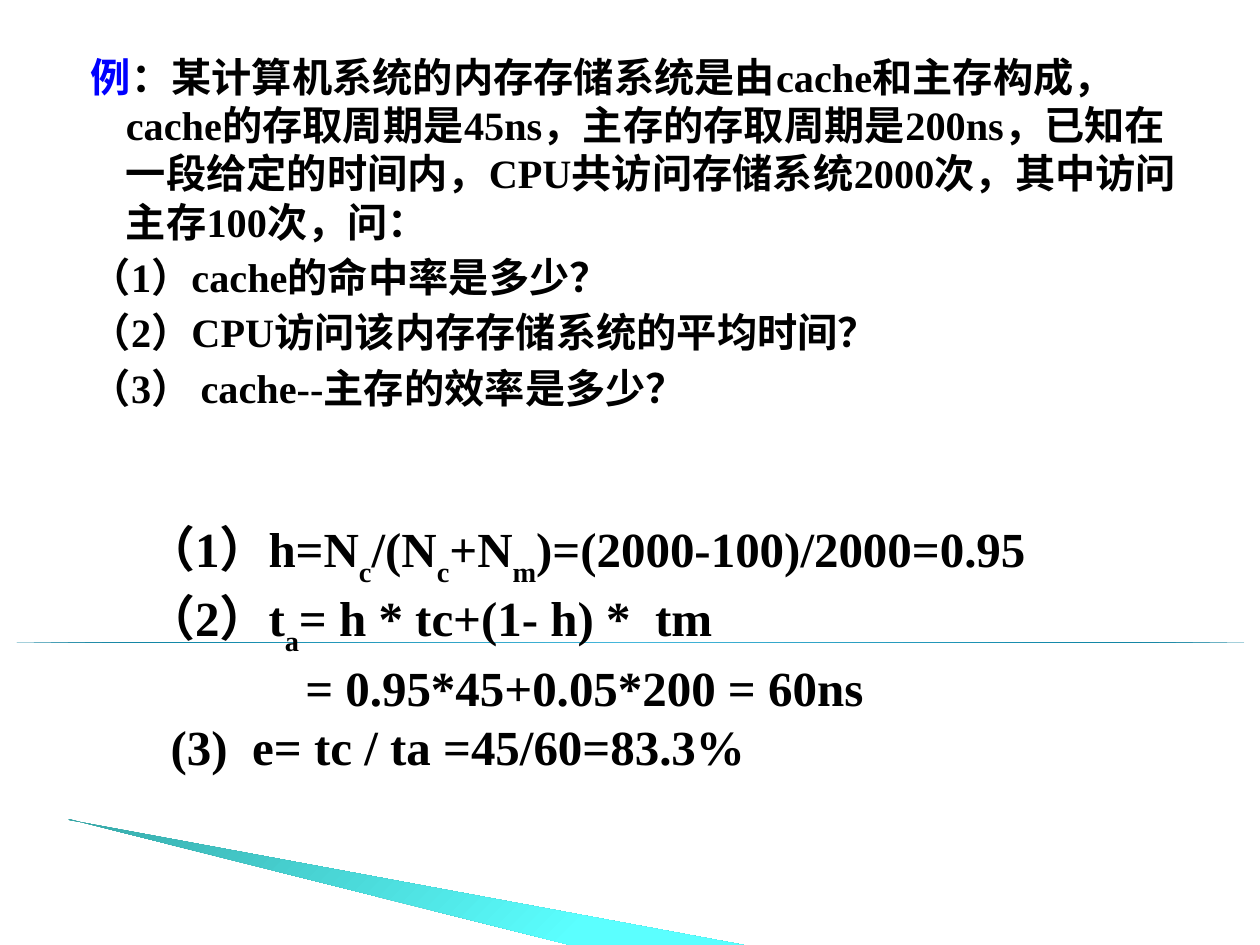
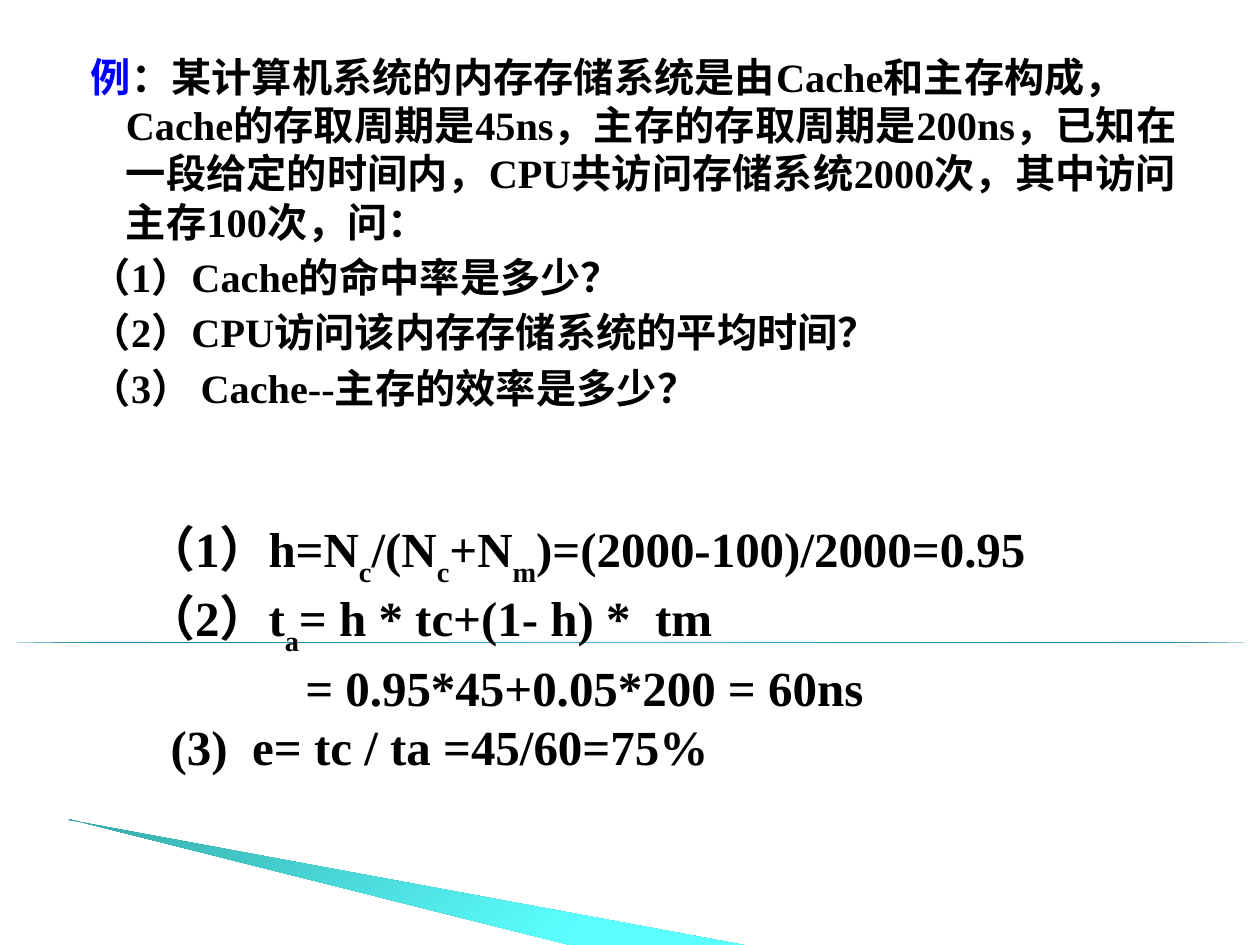
Before and after one commit to edu2act/course-computer-organization, a slide deck: slide 39 of materials/slides/chapter_5_03.ppt. Drawn at 1260x945 pixels with LibreOffice and Linux fonts; fonts in the diff are those of the drawing; background and template pictures are left out. Boxes give left, top, right and bottom in pixels: in the first picture for what was removed or moved away, otherwise in the second. Text is boxed around its words. In the diff, an @@ line names an element or a change of style, - is before the commit and + after.

```diff
--- a/materials/slides/chapter_5_03.ppt
+++ b/materials/slides/chapter_5_03.ppt
@@ text at [91, 57, 1176, 296]: text changed @@
-例：某计算机系统的内存存储系统是由cache和主存构成，cache的存取周期是45ns，主存的存取周期是200ns，已知在一段给定的时间内，CPU共访问存储系统2000次，其中访问主存100次，问：
-（1）cache的命中率是多少？
+例：某计算机系统的内存存储系统是由Cache和主存构成，Cache的存取周期是45ns，主存的存取周期是200ns，已知在一段给定的时间内，CPU共访问存储系统2000次，其中访问主存100次，问：
+（1）Cache的命中率是多少？
@@ text at [91, 368, 698, 407]: text changed @@
-（3） cache--主存的效率是多少？
+（3） Cache--主存的效率是多少？
@@ text at [171, 731, 708, 774]: text changed @@
-(3) e= tc / ta =45/60=83.3%
+(3) e= tc / ta =45/60=75%
```
Also in this commit, not shown: 26 other slides changed, 9 slides added, 7 slides removed, 16 other files.
